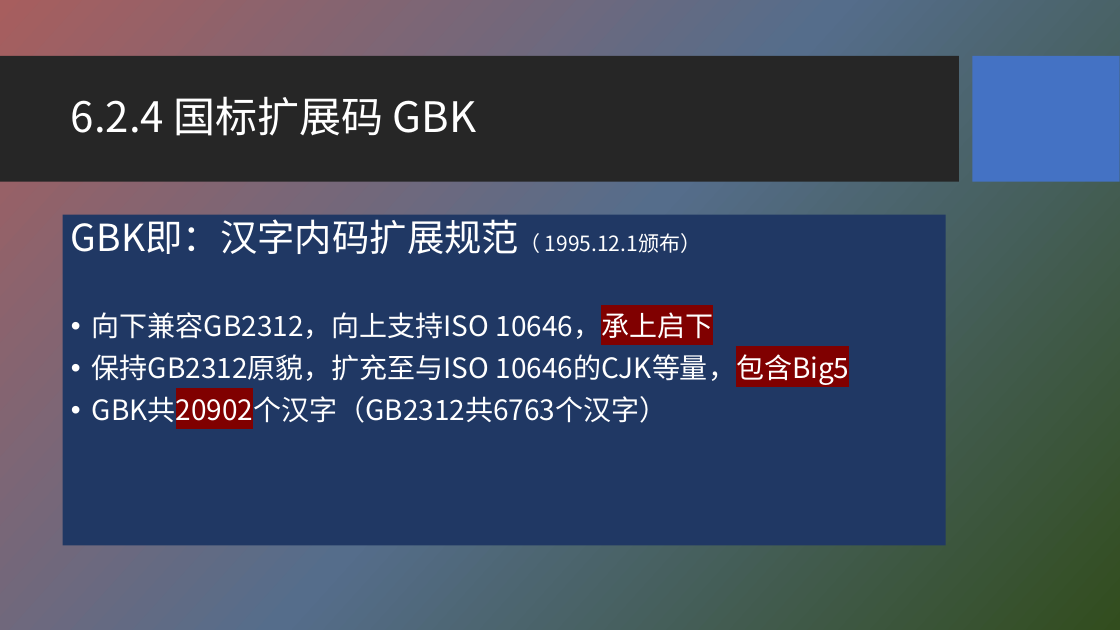
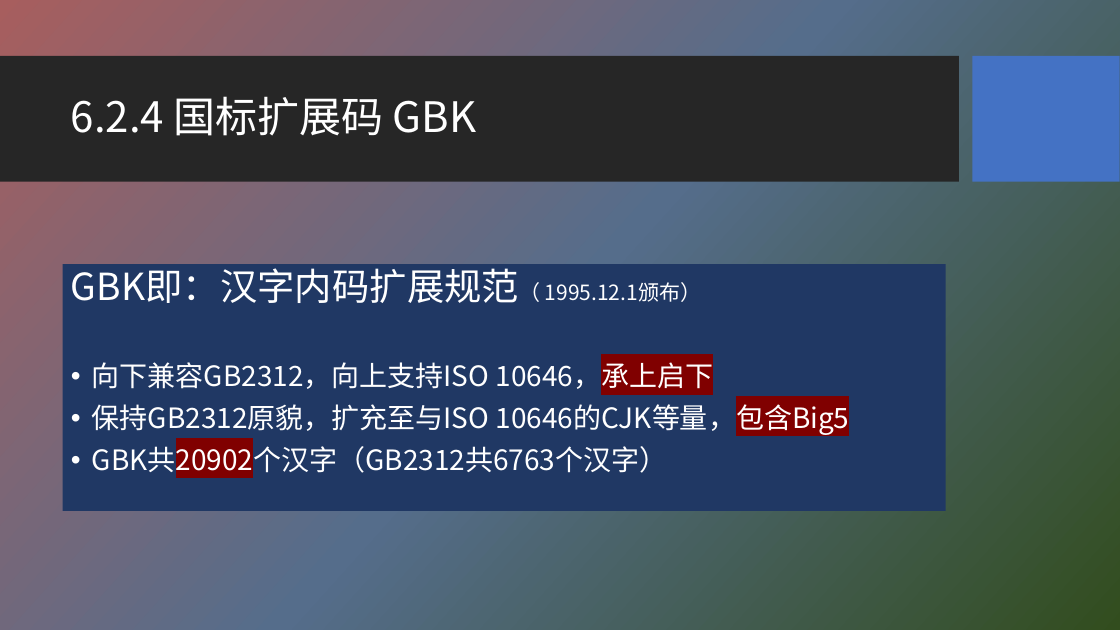
Before and after one commit to HBU/NLP_PPT, a slide deck: slide 21 of PPT-2020/ch06 字符编码与字频统计.pptx. Drawn at 1120x630 pixels with LibreOffice and Linux fonts; fonts in the diff are those of the drawing; background and template pictures are left out. Boxes give left, top, right and bottom in pixels: in the first picture for what was removed or moved away, otherwise in the second. Text is boxed around its words. In the diff, an @@ line names an element or a change of style, - is before the commit and + after.

```diff
--- a/PPT-2020/ch06 字符编码与字频统计.pptx
+++ b/PPT-2020/ch06 字符编码与字频统计.pptx
@@ text "GBK即：汉字内码扩展规范（ 1995.12.1颁布）": place and size @@
-text "GBK即：汉字内码扩展规范（ 1995.12.1颁布）" at (62,215,945,546)
+text "GBK即：汉字内码扩展规范（ 1995.12.1颁布）" at (62,264,945,511)
```
Also in this commit, not shown: 16 other slides changed, 1 other file.
